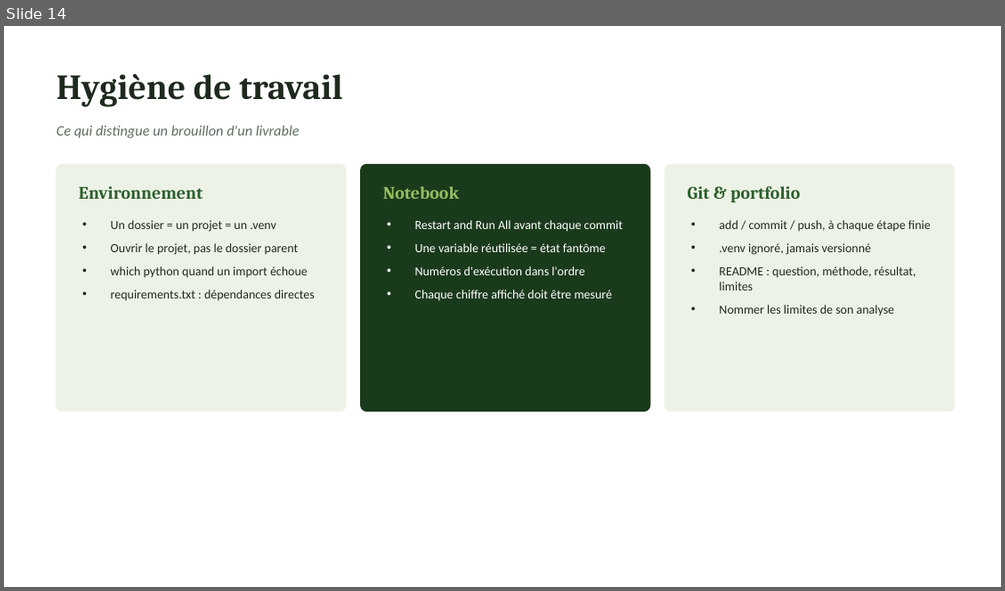
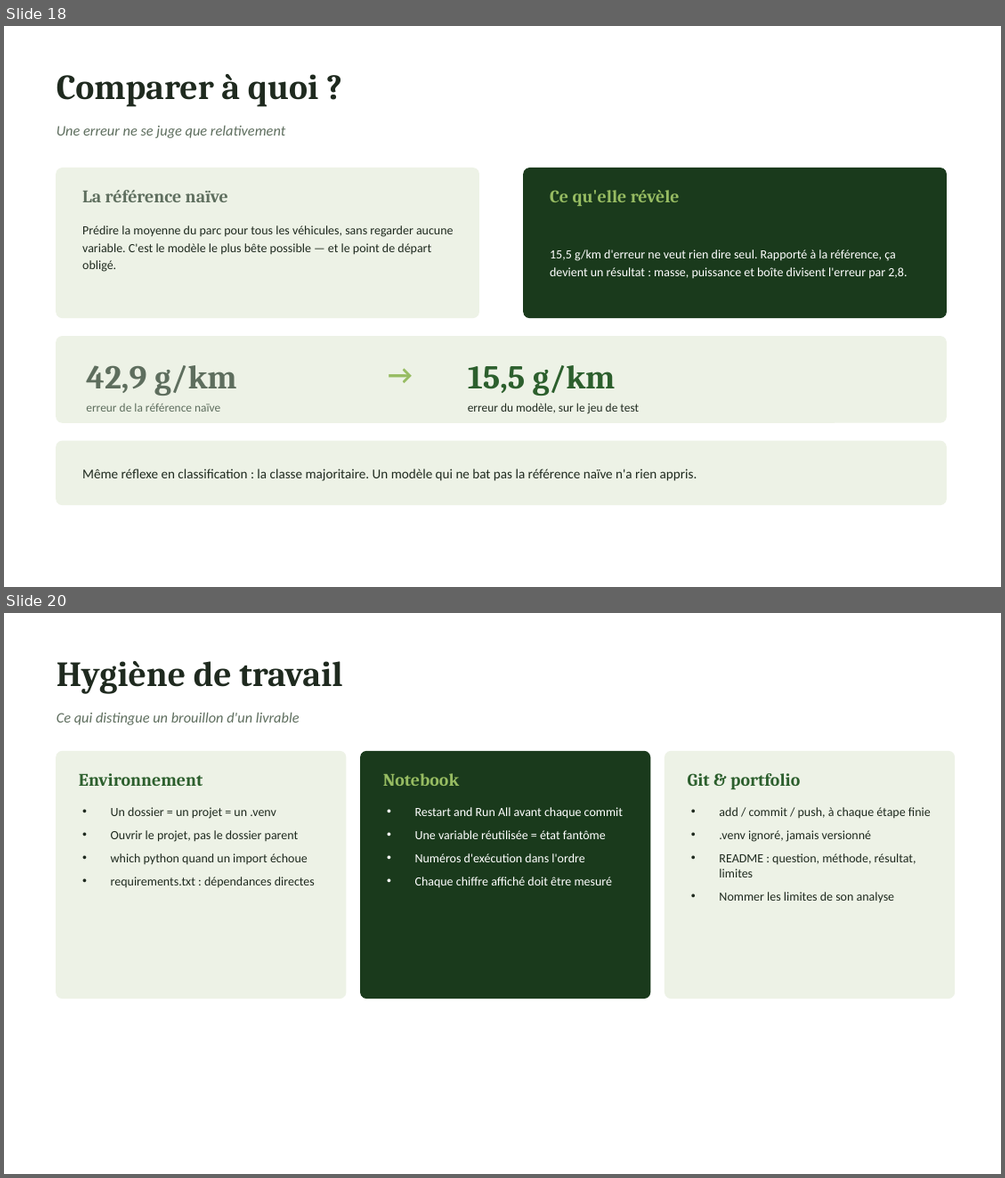
Before and after one commit to aissatougueye06/ml-notes, a slide deck: memo-machine-learning.pptx. Shown one above the other, each under a label of ours: slide 14 before the commit, slides 18 and 20 after it; the slides between them are not shown. The pictures are 1005x591 and 1005x1178 pixels, drawn with LibreOffice and Linux fonts; fonts in the diff are those of the drawing. Boxes give left, top, right and bottom in pixels: in the first picture for what was removed or moved away, otherwise in the second. Text is boxed around its words. In the diff, an @@ line names an element or a change of style, - is before the commit and + after.

```diff
--- a/memo-machine-learning.pptx
+++ b/memo-machine-learning.pptx
@@ slide 18 added at bbox=[4, 26, 1001, 587], background #FFFFFF @@
@@ text added at bbox=[57, 74, 318, 107], 34 pt, text #1F2A1F, bold @@
+Comparer à quoi ?
@@ text added at bbox=[57, 126, 285, 138], 14 pt, text #5E6E5E, italic @@
+Une erreur ne se juge que relativement
@@ rounded rectangle added at bbox=[57, 168, 479, 318], fill #EDF2E6, outline #EDF2E6 1 pt @@
@@ rounded rectangle added at bbox=[524, 168, 947, 318], fill #1A3A1C, outline #1A3A1C 1 pt @@
@@ text added at bbox=[82, 190, 228, 202], 17 pt, text #5E6E5E, bold @@
+La référence naïve
@@ text added at bbox=[550, 190, 680, 206], 17 pt, text #97BC62, bold @@
+Ce qu'elle révèle
@@ text added at bbox=[82, 225, 453, 272], 12 pt, text #1F2A1F @@
+Prédire la moyenne du parc pour tous les véhicules, sans regarder aucune variable. C'est le modèle le plus bête possible — et le point de départ obligé.
@@ text added at bbox=[550, 249, 906, 279], 12 pt, text #FFFFFF @@
+15,5 g/km d'erreur ne veut rien dire seul. Rapporté à la référence, ça devient un résultat : masse, puissance et boîte divisent l'erreur par 2,8.
@@ rounded rectangle added at bbox=[57, 337, 947, 422], fill #EDF2E6, outline #EDF2E6 1 pt @@
@@ text added at bbox=[86, 365, 237, 395], 32 pt, text #5E6E5E, bold @@
+42,9 g/km
@@ text added at bbox=[371, 355, 430, 393], 26 pt, text #97BC62, bold @@
+→
@@ text added at bbox=[468, 365, 615, 395], 32 pt, text #2C5F2D, bold @@
+15,5 g/km
@@ text added at bbox=[86, 403, 220, 411], 11.5 pt, text #5E6E5E @@
+erreur de la référence naïve
@@ text added at bbox=[468, 402, 639, 413], 11.5 pt, text #1F2A1F @@
+erreur du modèle, sur le jeu de test
@@ rounded rectangle added at bbox=[57, 441, 947, 505], fill #EDF2E6, outline #EDF2E6 1 pt @@
@@ text added at bbox=[82, 468, 697, 481], 13 pt, text #1F2A1F @@
+Même réflexe en classification : la classe majoritaire. Un modèle qui ne bat pas la référence naïve n'a rien appris.
@@ what was slide 14 is now slide 20 @@
```
Also in this commit, not shown: 1 slide changed, 5 other slides added, 3 other files.
